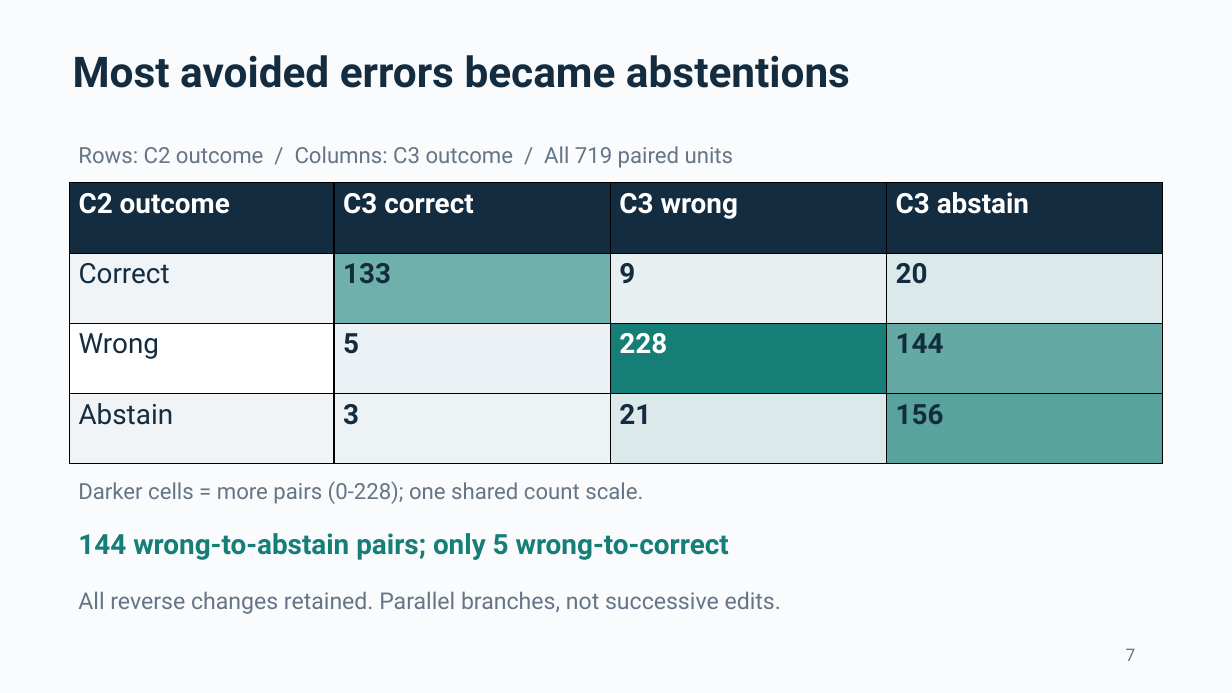
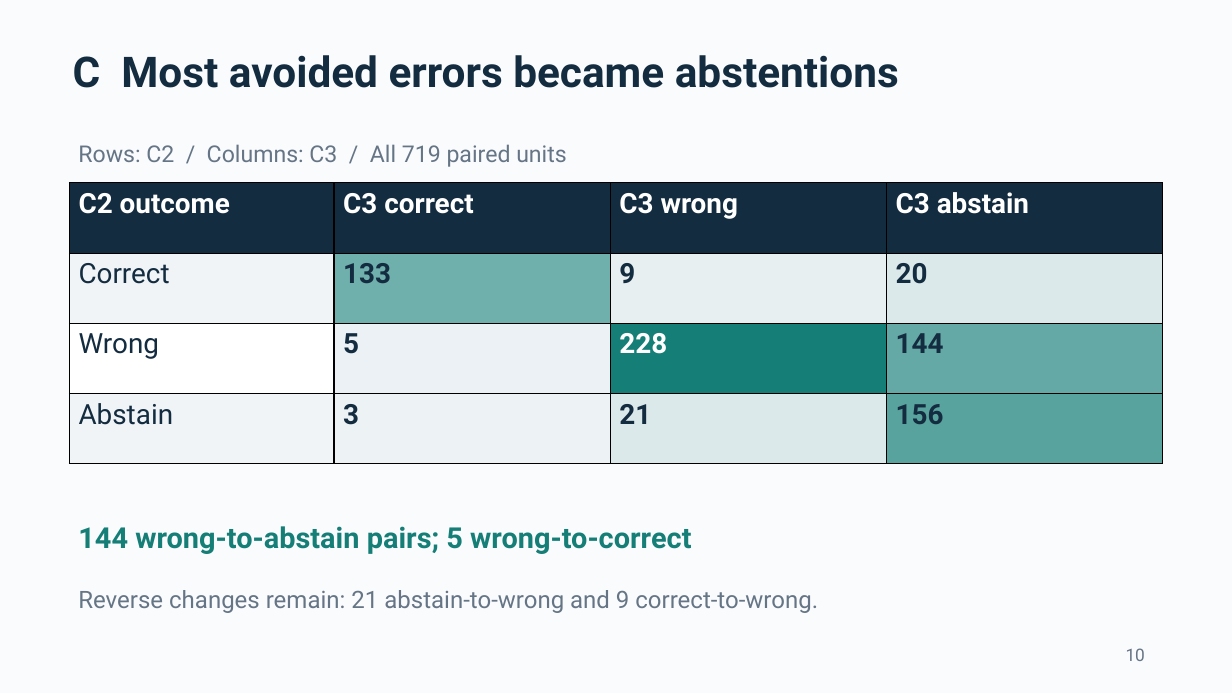
Before and after one commit to ThomasLin070217/comp2501-ai-reliability, a slide deck: slide 10 of Submission_Pack/COMP2501_presentation.pptx (slide 7 before the commit). Drawn at 1232x693 pixels with LibreOffice and Linux fonts; fonts in the diff are those of the drawing. Boxes give left, top, right and bottom in pixels: in the first picture for what was removed or moved away, otherwise in the second. Text is boxed around its words. In the diff, an @@ line names an element or a change of style, - is before the commit and + after.

```diff
--- a/Submission_Pack/COMP2501_presentation.pptx
+++ b/Submission_Pack/COMP2501_presentation.pptx
@@ text at [73, 55, 899, 88]: text changed @@
-Most avoided errors became abstentions
+C Most avoided errors became abstentions
@@ text at [78, 144, 567, 167]: text changed; size 17.2 to 18 pt @@
-Rows: C2 outcome / Columns: C3 outcome / All 719 paired units
+Rows: C2 / Columns: C3 / All 719 paired units
@@ text removed at [78, 481, 643, 504] @@
-Darker cells = more pairs (0-228); one shared count scale.
@@ text at [78, 526, 691, 554]: text changed; size 21.8 to 22.5 pt @@
-144 wrong-to-abstain pairs; only 5 wrong-to-correct
+144 wrong-to-abstain pairs; 5 wrong-to-correct
@@ text at [78, 590, 818, 613]: text changed; size 18 to 18.8 pt @@
-All reverse changes retained. Parallel branches, not successive edits.
+Reverse changes remain: 21 abstain-to-wrong and 9 correct-to-wrong.
@@ text at [1126, 648, 1145, 661]: text changed @@
-7
+10
```
Also in this commit, not shown: 6 other slides changed, 11 slides added, 9 slides removed, 21 other files.
